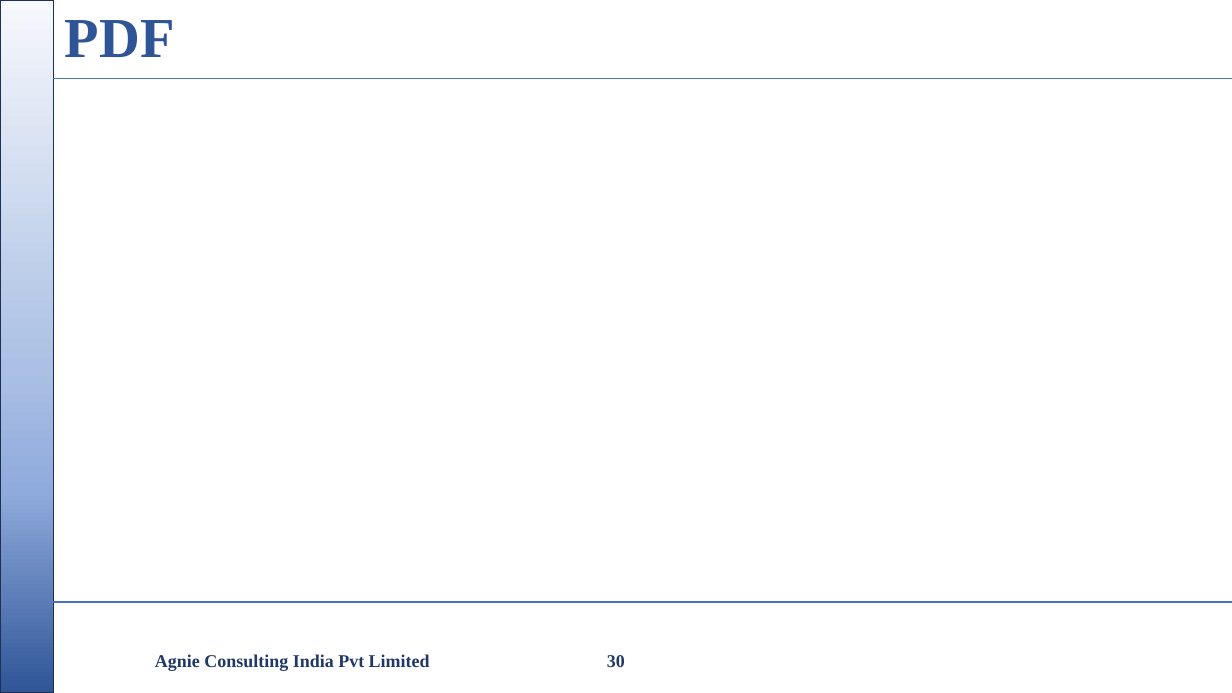
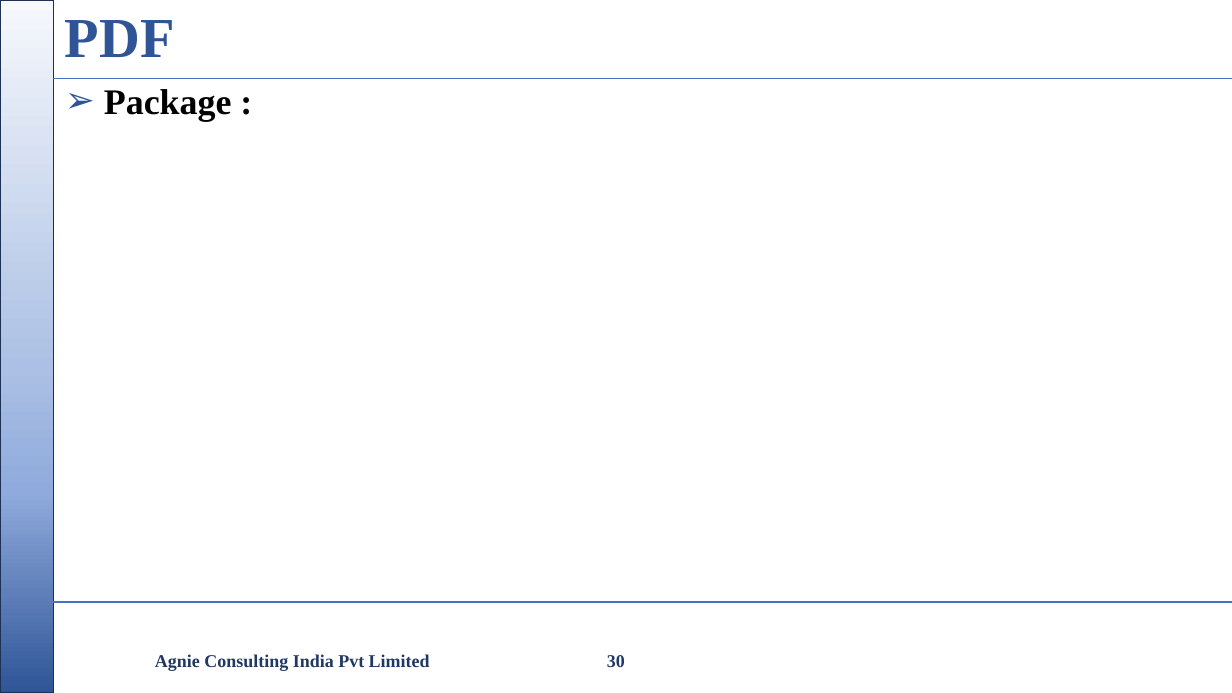
Before and after one commit to nikishdaniel1-del/Python-Cls, a slide deck: slide 30 of python class/Python Class.pptx. Drawn at 1232x693 pixels with LibreOffice and Linux fonts; fonts in the diff are those of the drawing; background and template pictures are left out. Boxes give left, top, right and bottom in pixels: in the first picture for what was removed or moved away, otherwise in the second. Text is boxed around its words. In the diff, an @@ line names an element or a change of style, - is before the commit and + after.

```diff
--- a/python class/Python Class.pptx
+++ b/python class/Python Class.pptx
@@ text added at [104, 89, 232, 121], 28 pt, text #000000, bold @@
+➢ Package :
```
Also in this commit, not shown: 4 other slides changed, 5 other files.
